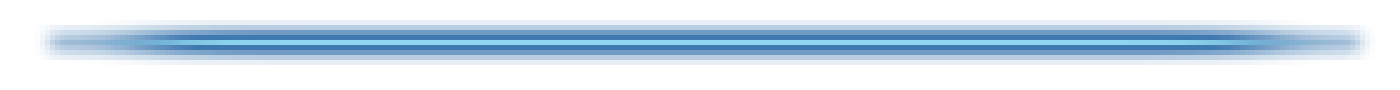
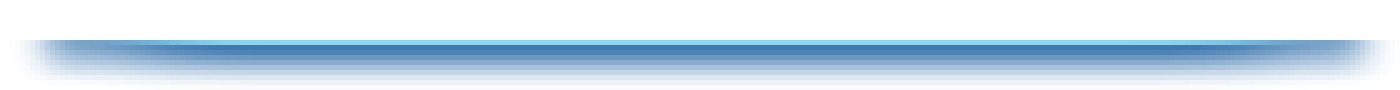
The second (1400, 90) image is a revision of the first. Changes to its layers:
added layer "Layer 1 copy" above "Layer 1" over (15, 40, 1395, 90)
hid "Layer 1" over (50, 40, 1360, 45)
